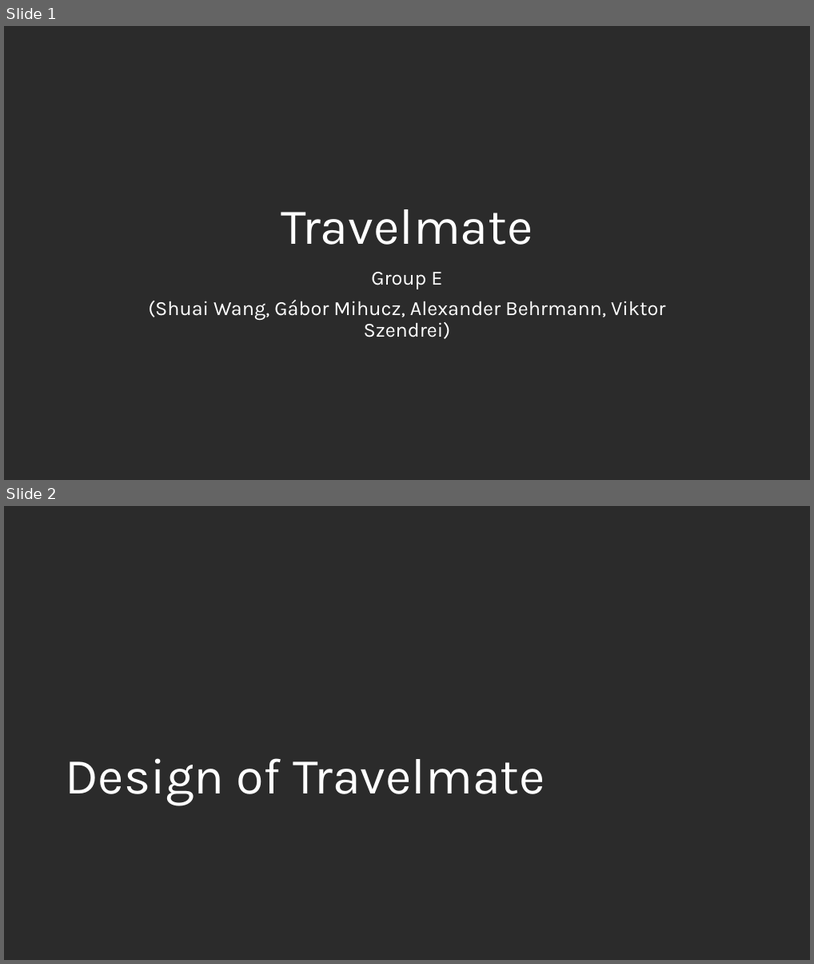
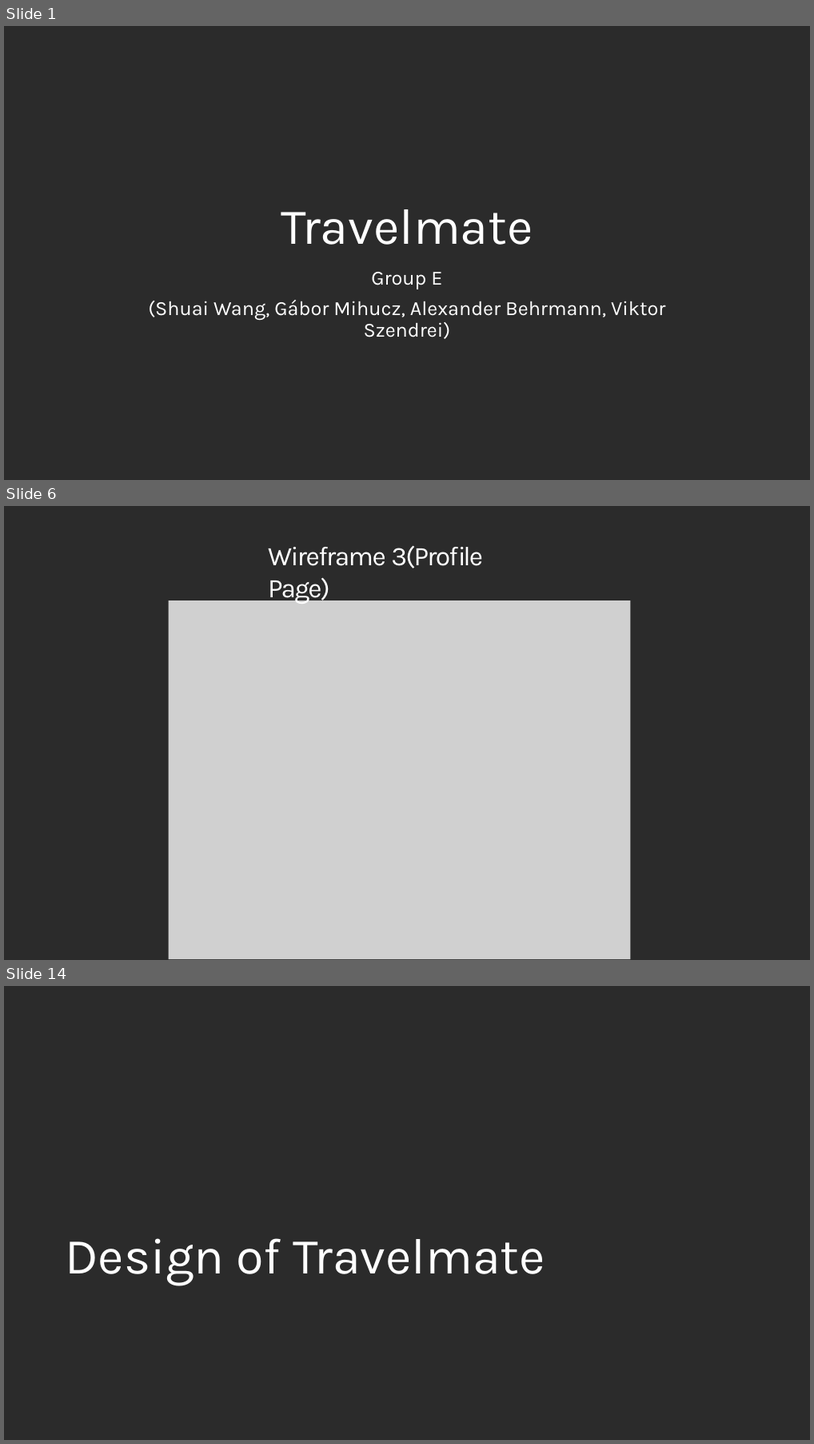
Before and after one commit to fmavb/travelmate, a slide deck: travelmate.pptx. Shown one above the other, each under a label of ours: slides 1 and 2 before the commit, slides 1, 6 and 14 after it; the slides between them are not shown. The pictures are 814x964 and 814x1444 pixels, drawn with LibreOffice and Linux fonts; fonts in the diff are those of the drawing; grey boxes stand for pictures; background and template pictures are left out; a plain dark background stands for a picture behind light text. Boxes give left, top, right and bottom in pixels: in the first picture for what was removed or moved away, otherwise in the second. Text is boxed around its words. In the diff, an @@ line names an element or a change of style, - is before the commit and + after.

```diff
--- a/travelmate.pptx
+++ b/travelmate.pptx
@@ slide 6 added at bbox=[4, 506, 810, 960], background picture (left out) @@
@@ title added at bbox=[268, 545, 483, 604], 32 pt, text #FFFFFF @@
+Wireframe 3(Profile Page)
@@ picture added at bbox=[169, 600, 630, 959] @@
@@ what was slide 2 is now slide 14 @@
```
Also in this commit, not shown: 12 other slides added, 1 slide removed.
